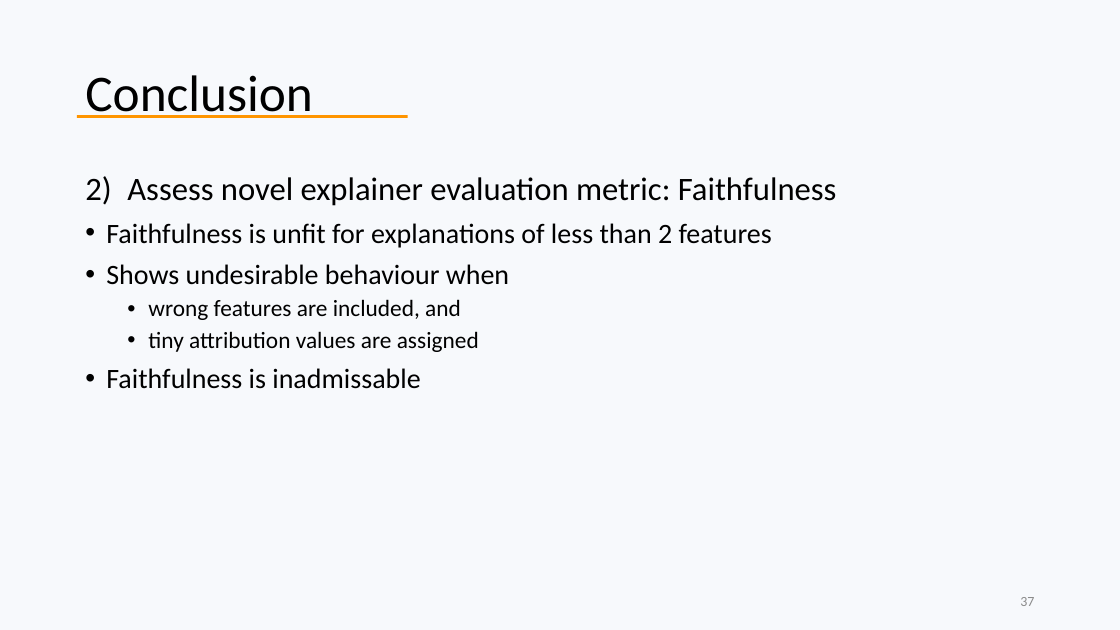
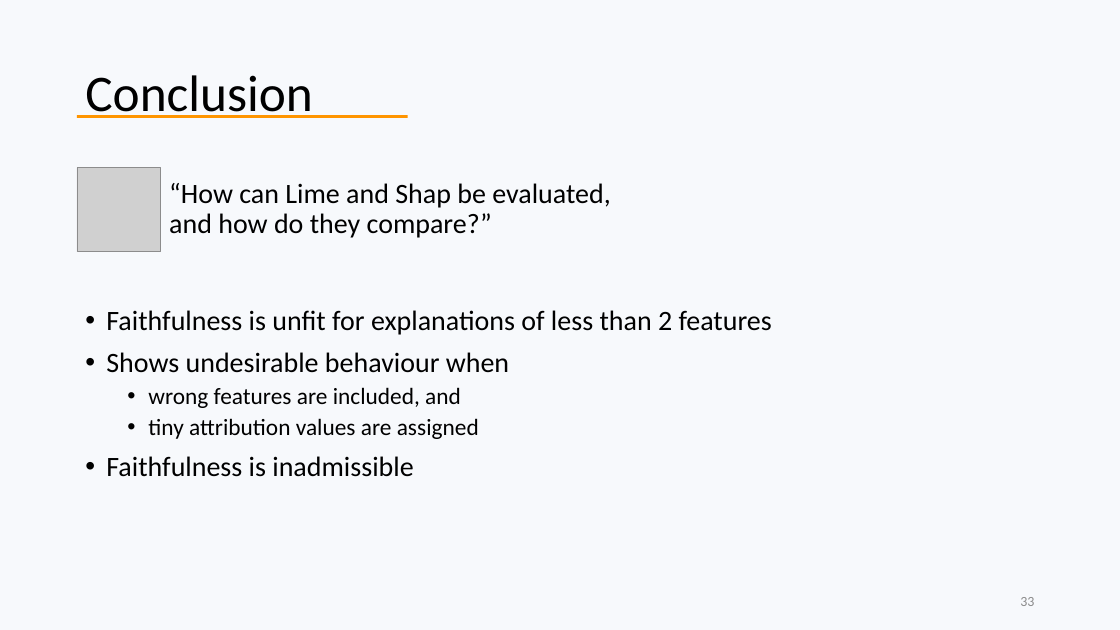
Before and after one commit to marnixm/lime_experiments, a slide deck: slide 33 of _Presentation/Thesis Marnix Maas (2020) - An assessment of black box model explainers.pptx (slide 37 before the commit). Drawn at 1120x630 pixels with LibreOffice and Linux fonts; fonts in the diff are those of the drawing; grey boxes stand for pictures; background and template pictures are left out. Boxes give left, top, right and bottom in pixels: in the first picture for what was removed or moved away, otherwise in the second. Text is boxed around its words. In the diff, an @@ line names an element or a change of style, - is before the commit and + after.

```diff
--- a/_Presentation/Thesis Marnix Maas (2020) - An assessment of black box model explainers.pptx
+++ b/_Presentation/Thesis Marnix Maas (2020) - An assessment of black box model explainers.pptx
@@ picture added at (x1=77, y1=168, x2=161, y2=252) @@
@@ text at (x1=127, y1=177, x2=837, y2=206): paragraph removed @@
-2) Assess novel explainer evaluation metric: Faithfulness
@@ text added at (x1=169, y1=183, x2=610, y2=238), 24 pt, text #000000 @@
+“How can Lime and Shap be evaluated, and how do they compare?”
@@ text at (x1=106, y1=456, x2=413, y2=477): text changed @@
-• Faithfulness is inadmissable
+• Faithfulness is inadmissible
@@ page number at (x1=1020, y1=597, x2=1034, y2=606): text changed @@
-37
+33
```
Also in this commit, not shown: 18 other slides changed, 2 slides added, 9 slides removed, 10 other files.
